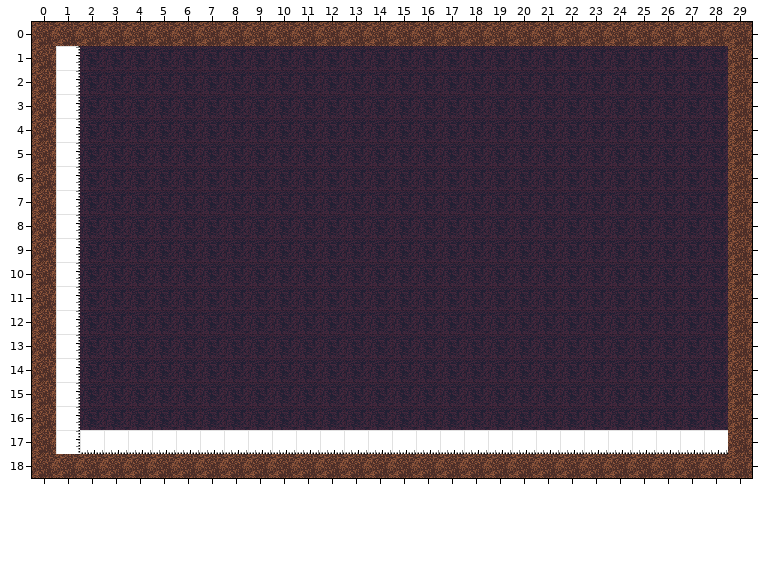
Two versions of a level (Tiled map, Tiled/level1.tmx). The first picture shows the starting point.
Cells are 32x32 px. Shown: x 0..29, y 0..18.
After:
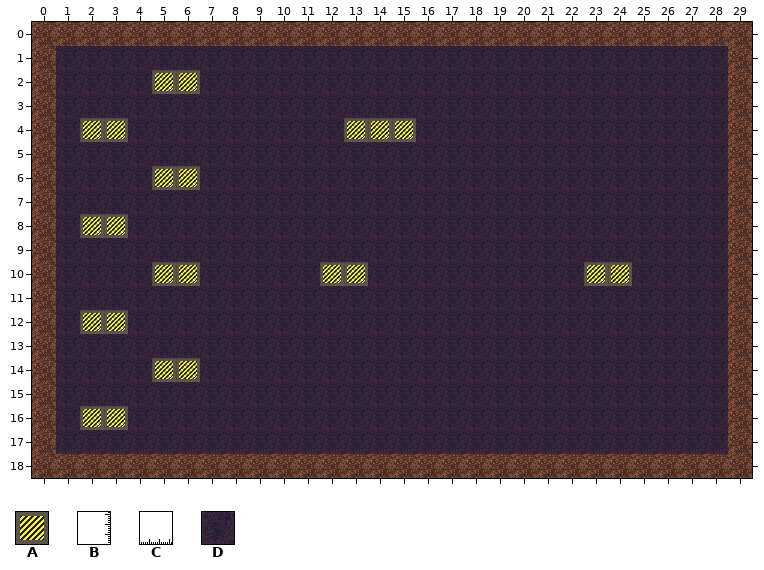
Key: from "level": A 3, B 6, C 7, D 16.
_ is an empty cell, . an unchanged one.
The exact change:
--- layer "Foreground"
@@ x 5..6 @@
- 2 DD
+ 2 AA
@@ x 2..15 @@
- 4 DD.........DDD
+ 4 AA.........AAA
@@ x 5..6 @@
- 6 DD
+ 6 AA
@@ x 2..3 @@
- 8 DD
+ 8 AA
@@ x 5..24 @@
-10 DD.....DD.........DD
+10 AA.....AA.........AA
@@ x 2..3 @@
-12 DD
+12 AA
@@ x 5..6 @@
-14 DD
+14 AA
@@ x 2..3 @@
-16 DD
+16 AA
--- layer "Debug" (removed)
@@ x 1..28 @@
- 1 B...........................
- 2 B...........................
- 3 B...........................
- 4 B...........................
- 5 B...........................
- 6 B...........................
- 7 B...........................
- 8 B...........................
- 9 B...........................
-10 B...........................
-11 B...........................
-12 B...........................
-13 B...........................
-14 B...........................
-15 B...........................
-16 B...........................
-17 BCCCCCCCCCCCCCCCCCCCCCCCCCCC
+ 1 _...........................
+ 2 _...........................
+ 3 _...........................
+ 4 _...........................
+ 5 _...........................
+ 6 _...........................
+ 7 _...........................
+ 8 _...........................
+ 9 _...........................
+10 _...........................
+11 _...........................
+12 _...........................
+13 _...........................
+14 _...........................
+15 _...........................
+16 _...........................
+17 ____________________________
